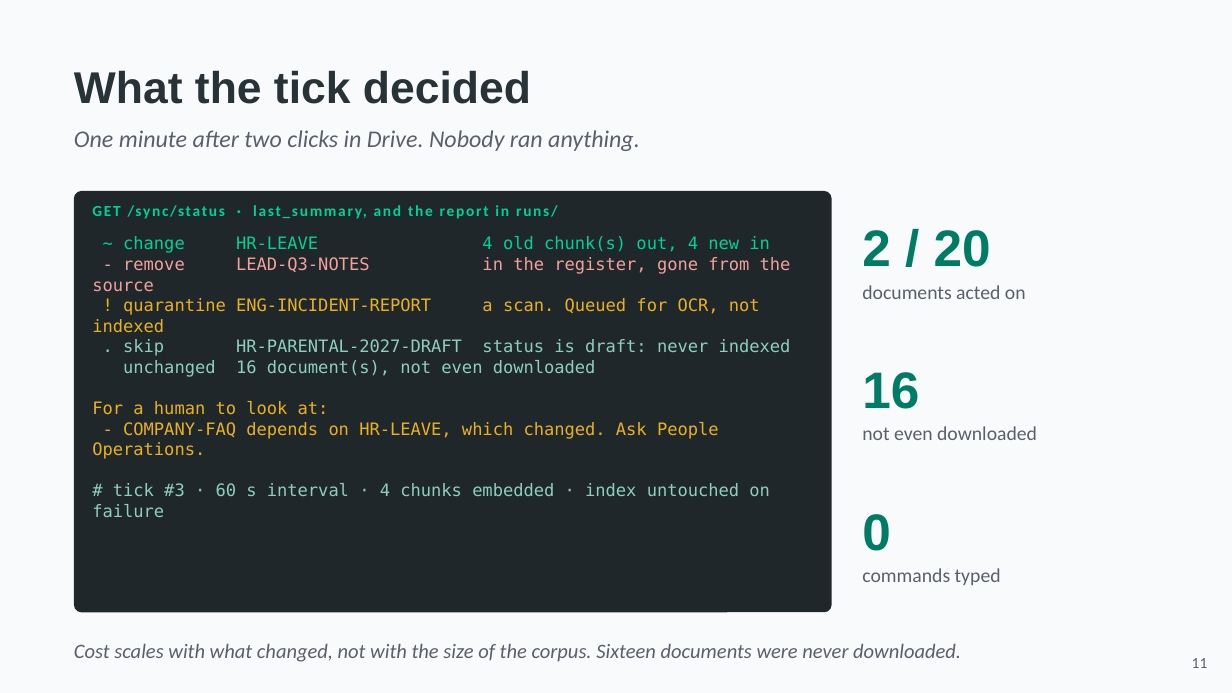
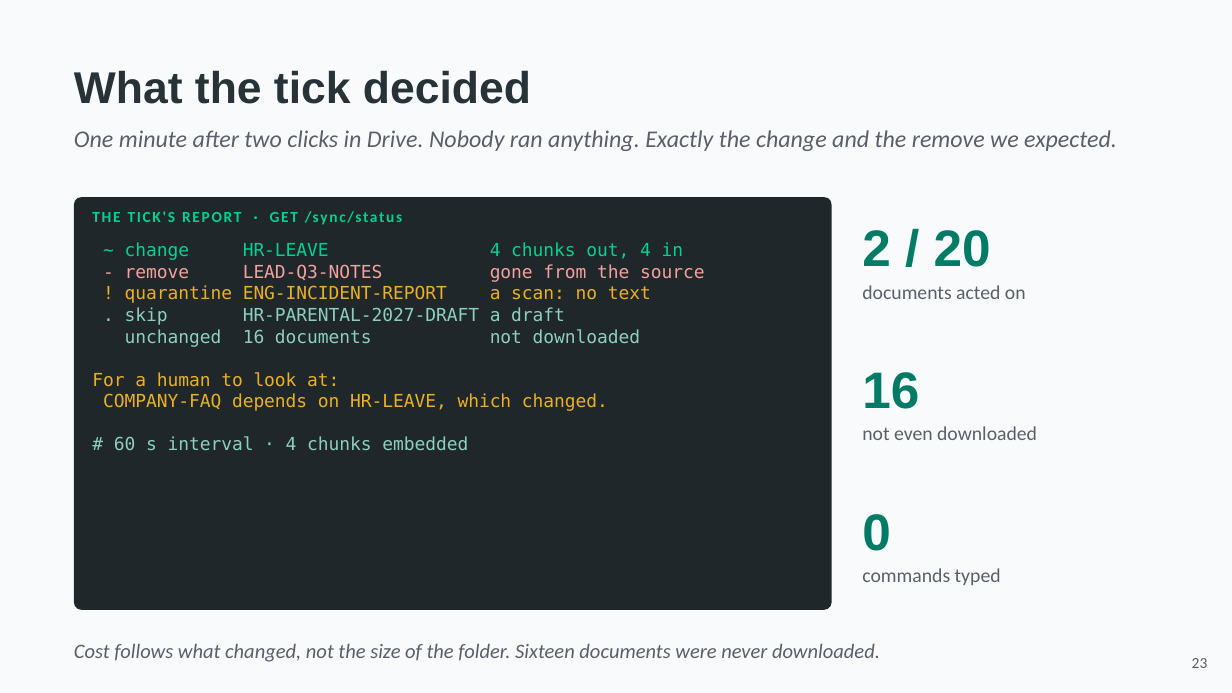
Before and after one commit to hasankanaan26/acme-desk, a slide deck: slide 23 of slides/part1-source.pptx (slide 11 before the commit). Drawn at 1232x693 pixels with LibreOffice and Linux fonts; fonts in the diff are those of the drawing. Boxes give left, top, right and bottom in pixels: in the first picture for what was removed or moved away, otherwise in the second. Text is boxed around its words. In the diff, an @@ line names an element or a change of style, - is before the commit and + after.

```diff
--- a/slides/part1-source.pptx
+++ b/slides/part1-source.pptx
@@ text at [74,130,1117,151]: text changed @@
-One minute after two clicks in Drive. Nobody ran anything.
+One minute after two clicks in Drive. Nobody ran anything. Exactly the change and the remove we expected.
@@ rounded rectangle: place and size @@
-rounded rectangle at [74,191,832,612]
+rounded rectangle at [74,197,832,610]
@@ text at [168,212,175,222]: text changed @@
-GET /sync/status · last_summary, and the report in runs/
+THE TICK'S REPORT · GET /sync/status
@@ text at [125,242,705,347]: text changed; size 10 to 10.5 pt @@
-~ change HR-LEAVE 4 old chunk(s) out, 4 new in
-- remove LEAD-Q3-NOTES in the register, gone from the source
-! quarantine ENG-INCIDENT-REPORT a scan. Queued for OCR, not indexed
-. skip HR-PARENTAL-2027-DRAFT status is draft: never indexed
-unchanged 16 document(s), not even downloaded
+~ change HR-LEAVE 4 chunks out, 4 in
+- remove LEAD-Q3-NOTES gone from the source
+! quarantine ENG-INCIDENT-REPORT a scan: no text
+. skip HR-PARENTAL-2027-DRAFT a draft
+unchanged 16 documents not downloaded
@@ text at [92,372,339,387]: size 10 to 10.5 pt in "For a human to look at:" @@
@@ text at [103,393,608,450]: text changed; size 10 to 10.5 pt @@
-- COMPANY-FAQ depends on HR-LEAVE, which changed. Ask People Operations.
-# tick #3 · 60 s interval · 4 chunks embedded · index untouched on failure
+COMPANY-FAQ depends on HR-LEAVE, which changed.
+# 60 s interval · 4 chunks embedded
@@ text at [74,644,880,662]: text changed @@
-Cost scales with what changed, not with the size of the corpus. Sixteen documents were never downloaded.
+Cost follows what changed, not the size of the folder. Sixteen documents were never downloaded.
@@ text at [1192,658,1208,668]: text changed @@
-11
+23
```
Also in this commit, not shown: 14 other slides changed, 21 slides added, 6 slides removed, 28 other files.
